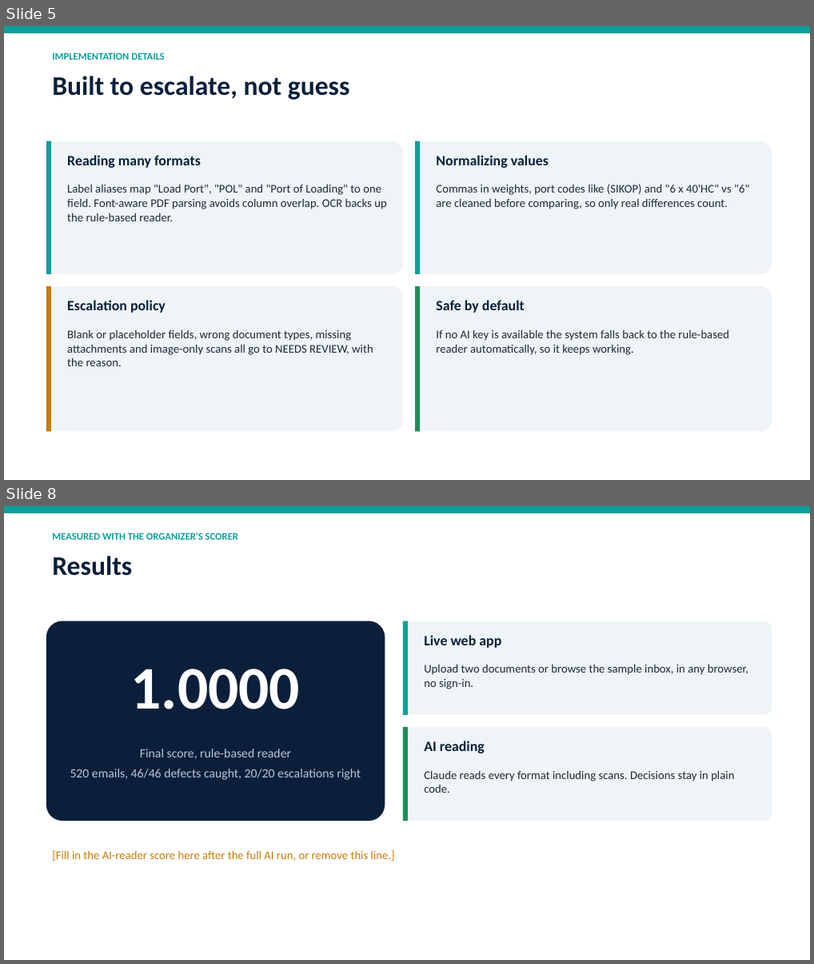
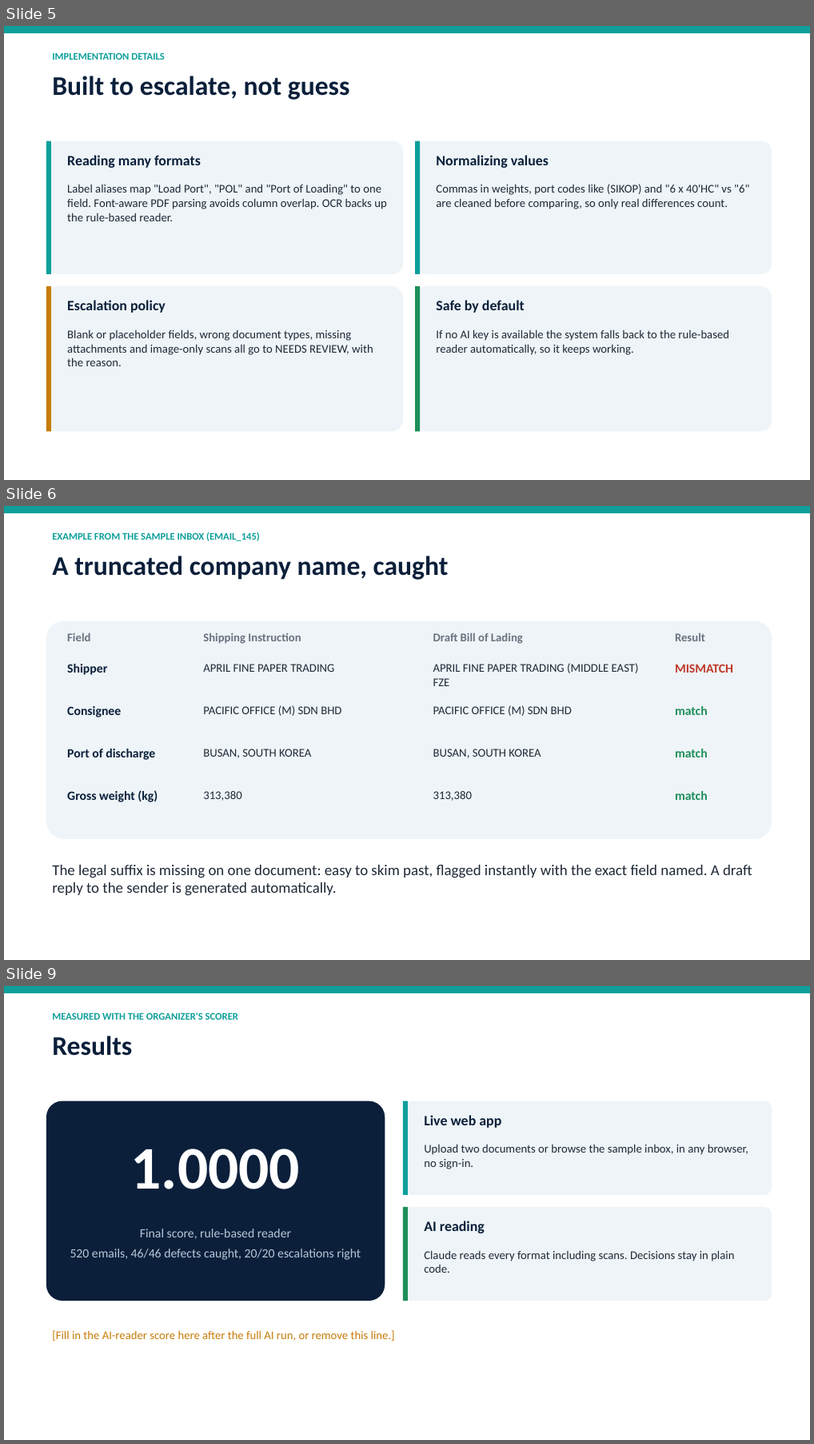
Before and after one commit to BryanWZH/Averis-unemployed-bums, a slide deck: docs/SDOC_slides.pptx. Shown one above the other, each under a label of ours: slides 5 and 8 before the commit, slides 5, 6 and 9 after it; the slides between them are not shown. The pictures are 814x964 and 814x1444 pixels, drawn with LibreOffice and Linux fonts; fonts in the diff are those of the drawing. Boxes give left, top, right and bottom in pixels: in the first picture for what was removed or moved away, otherwise in the second. Text is boxed around its words. In the diff, an @@ line names an element or a change of style, - is before the commit and + after.

```diff
--- a/docs/SDOC_slides.pptx
+++ b/docs/SDOC_slides.pptx
@@ slide 6 added at box(4, 506, 810, 960), background #FFFFFF @@
@@ rectangle added at box(4, 506, 810, 513), fill #0E9F9A @@
@@ text added at box(52, 532, 260, 541), 12 pt, text #0E9F9A, bold @@
+EXAMPLE FROM THE SAMPLE INBOX (EMAIL_145)
@@ text added at box(52, 556, 449, 580), 32 pt, text #0B1F3A, bold @@
+A truncated company name, caught
@@ rounded rectangle added at box(46, 621, 772, 839), fill #EEF4F7 @@
@@ text added at box(67, 632, 90, 641), 14 pt, text #6B7280, bold @@
+Field
@@ text added at box(203, 632, 301, 644), 14 pt, text #6B7280, bold @@
+Shipping Instruction
@@ text added at box(434, 632, 523, 644), 14 pt, text #6B7280, bold @@
+Draft Bill of Lading
@@ text added at box(675, 632, 706, 641), 14 pt, text #6B7280, bold @@
+Result
@@ text added at box(67, 664, 107, 675), 15 pt, text #0B1F3A, bold @@
+Shipper
@@ text added at box(203, 664, 334, 672), 14 pt, text #1F2937 @@
+APRIL FINE PAPER TRADING
@@ text added at box(434, 663, 639, 686), 14 pt, text #1F2937 @@
+APRIL FINE PAPER TRADING (MIDDLE EAST) FZE
@@ text added at box(675, 664, 734, 672), 15 pt, text #C0392B, bold @@
+MISMATCH
@@ text added at box(67, 706, 121, 717), 15 pt, text #0B1F3A, bold @@
+Consignee
@@ text added at box(203, 705, 342, 716), 14 pt, text #1F2937 @@
+PACIFIC OFFICE (M) SDN BHD
@@ text added at box(434, 705, 572, 716), 14 pt, text #1F2937 @@
+PACIFIC OFFICE (M) SDN BHD
@@ text added at box(675, 706, 708, 715), 15 pt, text #1E8E5A, bold @@
+match
@@ text added at box(67, 748, 155, 760), 15 pt, text #0B1F3A, bold @@
+Port of discharge
@@ text added at box(203, 748, 311, 758), 14 pt, text #1F2937 @@
+BUSAN, SOUTH KOREA
@@ text added at box(434, 748, 541, 758), 14 pt, text #1F2937 @@
+BUSAN, SOUTH KOREA
@@ text added at box(675, 748, 708, 757), 15 pt, text #1E8E5A, bold @@
+match
@@ text added at box(67, 790, 158, 802), 15 pt, text #0B1F3A, bold @@
+Gross weight (kg)
@@ text added at box(203, 791, 242, 800), 14 pt, text #1F2937 @@
+313,380
@@ text added at box(434, 791, 472, 800), 14 pt, text #1F2937 @@
+313,380
@@ text added at box(675, 791, 708, 800), 15 pt, text #1E8E5A, bold @@
+match
@@ text added at box(52, 864, 753, 896), 18 pt, text #1F2937 @@
+The legal suffix is missing on one document: easy to skim past, flagged instantly with the exact field named. A draft reply to the sender is generated automatically.
@@ what was slide 8 is now slide 9 @@
```
Also in this commit, not shown: 1 slide changed, 1 other slide added, 1 slide removed, 5 other files.
